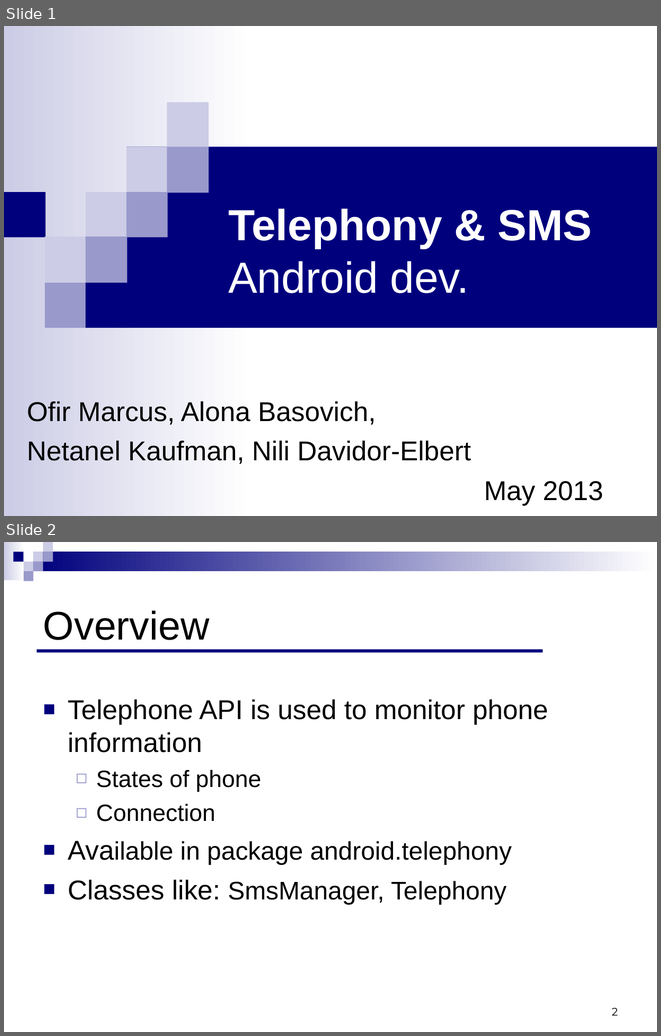
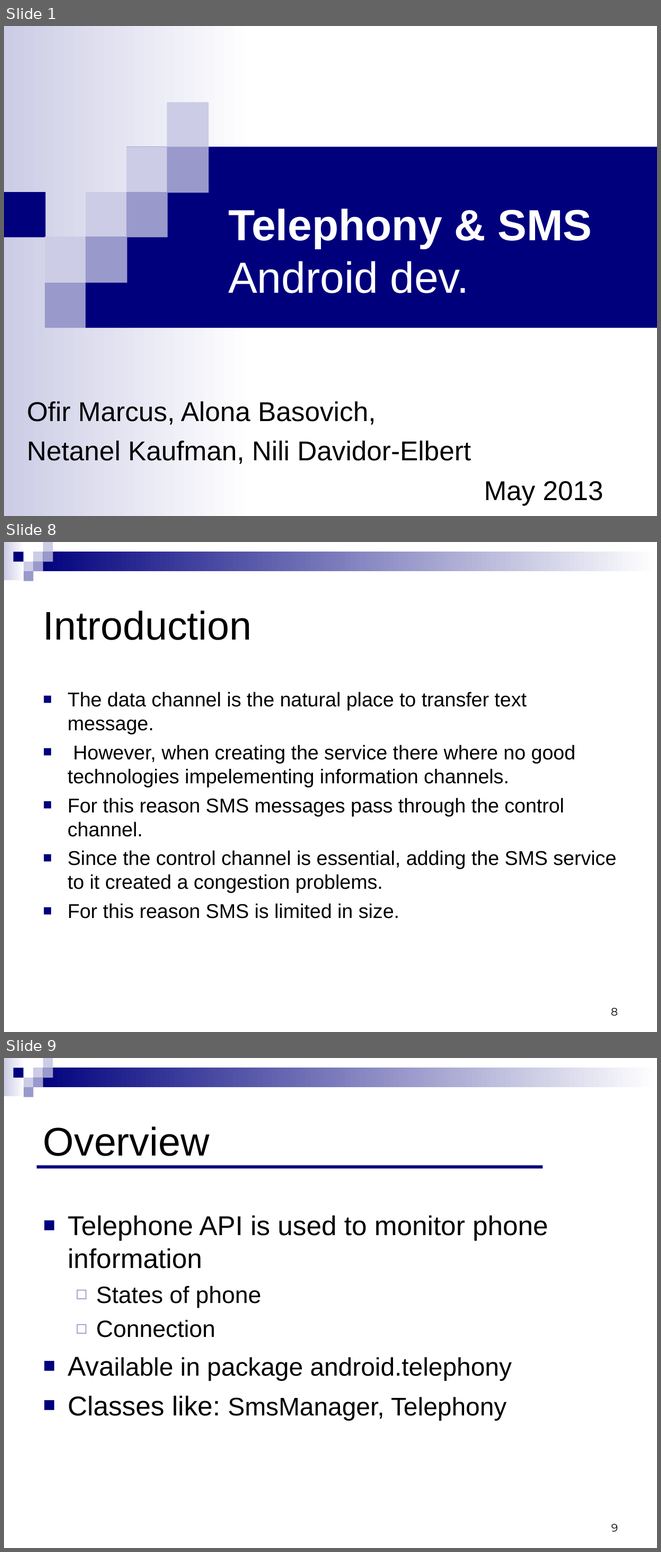
Before and after one commit to ndavidor/SmsTelephony, a slide deck: Telephony&SMS.ppt. Shown one above the other, each under a label of ours: slides 1 and 2 before the commit, slides 1, 8 and 9 after it; the slides between them are not shown. The pictures are 661x1036 and 661x1552 pixels, drawn with LibreOffice and Linux fonts; fonts in the diff are those of the drawing. Boxes give left, top, right and bottom in pixels: in the first picture for what was removed or moved away, otherwise in the second. Text is boxed around its words. In the diff, an @@ line names an element or a change of style, - is before the commit and + after.

```diff
--- a/Telephony&SMS.ppt
+++ b/Telephony&SMS.ppt
@@ slide 8 added at box(4, 542, 657, 1032), background #FFFFFF; not listed: 9 template elements that a slide beside it also shows @@
@@ title added at box(43, 610, 252, 640), 44 pt, text #000000 @@
+Introduction
@@ text added at box(68, 691, 616, 918), 22 pt, text #000000 @@
+■ The data channel is the natural place to transfer text message.
+■ However, when creating the service there where no good technologies impelementing information channels.
+■ For this reason SMS messages pass through the control channel.
+■ Since the control channel is essential, adding the SMS service to it created a congestion problems.
+■ For this reason SMS is limited in size.
@@ page number added at box(611, 1007, 618, 1015), 12 pt, text #000000 @@
+8
@@ what was slide 2 is now slide 9 @@
@@ page number at box(611, 1523, 618, 1531): text changed @@
-2
+9
```
Also in this commit, not shown: 6 other slides added.
